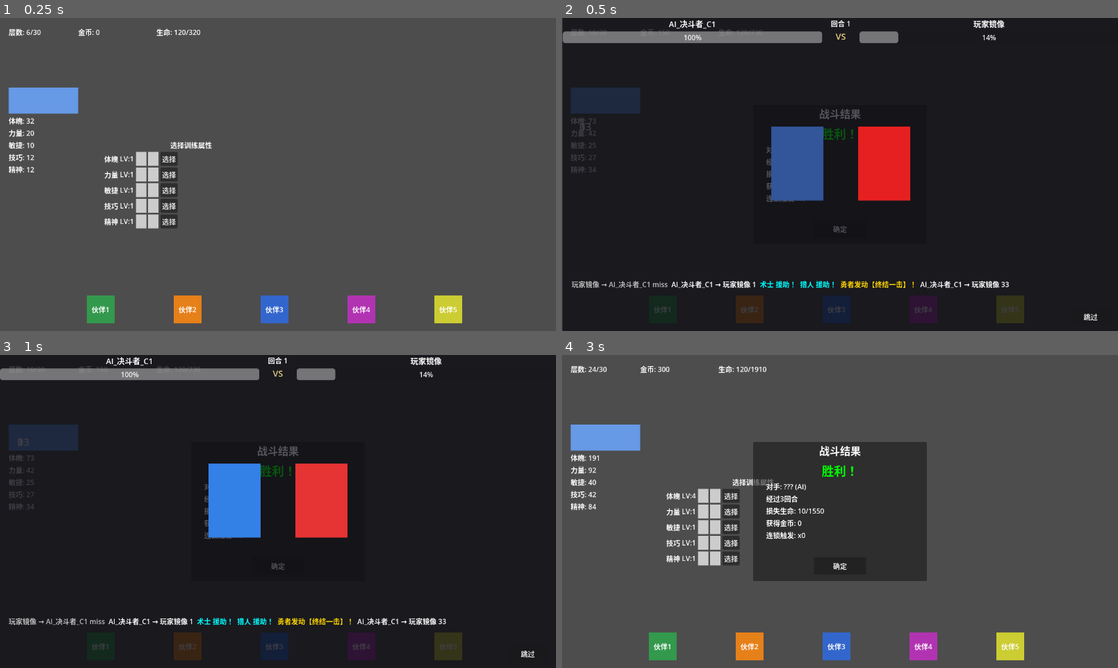
Above: before the commit, frames 1-4 (two rows, left to right).
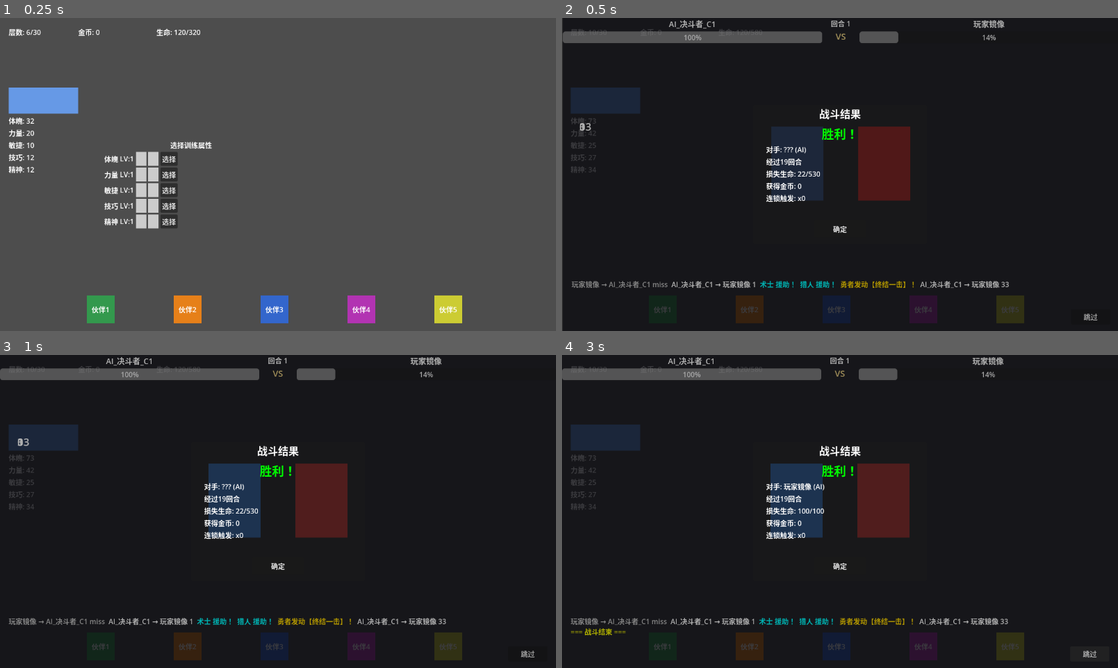
Above: after the commit, the same moments.

Repository: TianYu0321/Hero-Battle
Game: Godot game, scene res://scenes/test/test_full_run_30_turns.tscn
Same seed, same stepped clock (60 frames per second), same inputs: the game is played once before the commit and once after it. This scene is started directly instead of the project's main scene.
Inputs:
- Up to frame 1 (0.25 s): no input
- Up to frame 2 (0.5 s): no input
- Up to frame 3 (1 s): click "确定" at 0.5 s
- Up to frame 4 (3 s): click "跳过" at 1.25 s; click "确定" at 2 s; click "跳过" at 2.75 s

Frame 1 is identical in both runs. In frame 2, 7.9% of the frame differs, in the area x 0-97%, y 0-97%; in frame 3, 7.9%; in frame 4, 88%, in the area x 0-100%, y 0-100%.

Commit message:
feat: battle flow refactor - animation ends before showing results
- _on_combat_confirmed: show battle panel first, then run combat
- _on_battle_ended: remove _update_hud(), cache result in _pending_battle_result
- _on_battle_animation_finished: show summary panel after animation
- _show_battle_summary: display result panel
- _on_battle_summary_confirmed: _update_hud() then confirm result
- _pending_battle_result variable added
- cleaned up old _on_battle_animation_confirmed

Diff:
--- a/scenes/run_main/run_main.gd
+++ b/scenes/run_main/run_main.gd
@@ -74,6 +74,7 @@
 var _shop_item_buttons: Array = []
 var _selected_rescue_partner_id: int = -1
 var _combat_selected_index: int = -1
+var _pending_battle_result: Dictionary = {}
 
 enum UISceneState {
 	LOADING,		   # 什么都不显示，等待初始化
@@ -294,10 +295,15 @@
 
 
 func _on_combat_confirmed() -> void:
-	# 隐藏预览，进入完整战斗
+	# 隐藏预览
 	combat_confirm_panel.visible = false
 	enemy_info_panel.visible = false
 
+	# 先进入战斗画面（空状态）
+	battle_animation_panel.reset_panel()
+	_show_modal_panel(battle_animation_panel)
+
+	# 再执行战斗
 	if _combat_selected_index >= 0:
 		_run_controller.select_node(_combat_selected_index)
 		_combat_selected_index = -1
@@ -574,50 +580,57 @@
 		battle_result.get("winner", "???"),
 		battle_result.get("turns_elapsed", 0)
 	])
-	_update_hud()
+	# ❌ 删除这行：_update_hud()
+	# HUD 在结算确认后再统一更新！
+	_pending_battle_result = battle_result
 
 	var recorder = battle_result.get("playback_recorder", null)
 	if recorder != null and recorder.get_events().size() > 0:
-		var hero_data: Dictionary = battle_result.get("hero", {})
-		var enemy_data: Dictionary = battle_result.get("enemies", [{}])[0]
-		var hero_name: String = hero_data.get("name", "英雄")
-		var enemy_name: String = enemy_data.get("name", "敌人")
-		var hero_max_hp: int = hero_data.get("max_hp", 100)
-		var enemy_max_hp: int = enemy_data.get("max_hp", 100)
-
-		# 半覆盖架构：先重置面板状态，再显示模态层
-		battle_animation_panel.reset_panel()
-		_show_modal_panel(battle_animation_panel)
-		battle_animation_panel.start_playback(recorder, hero_name, enemy_name, hero_max_hp, enemy_max_hp, [], [])
-		if not battle_animation_panel.confirmed.is_connected(_on_battle_animation_confirmed):
-			battle_animation_panel.confirmed.connect(_on_battle_animation_confirmed, CONNECT_ONE_SHOT)
+		var hero_data = battle_result.get("hero", {})
+		var enemy_data = battle_result.get("enemies", [{}])[0]
+		var hero_name = hero_data.get("name", "英雄")
+		var enemy_name = enemy_data.get("name", "敌人")
+		var hero_max_hp = hero_data.get("max_hp", 100)
+		var enemy_max_hp = enemy_data.get("max_hp", 100)
+
+		# battle_animation_panel 已经在 _on_combat_confirmed 里显示了
+		# 直接设置播放参数
+		battle_animation_panel.start_playback(
+			recorder, hero_name, enemy_name, hero_max_hp, enemy_max_hp, [], []
+		)
+
+		if not battle_animation_panel.confirmed.is_connected(_on_battle_animation_finished):
+			battle_animation_panel.confirmed.connect(_on_battle_animation_finished, CONNECT_ONE_SHOT)
 	else:
-		battle_summary_panel.show_result(battle_result)
-		_show_modal_panel(battle_summary_panel)
-		if not battle_summary_panel.confirmed.is_connected(_on_battle_summary_confirmed):
-			battle_summary_panel.confirmed.connect(_on_battle_summary_confirmed, CONNECT_ONE_SHOT)
-
-func _on_battle_animation_confirmed() -> void:
-	print("[RunMain] 战斗动画确认关闭")
-
-	# 断开信号（保险）
-	if battle_animation_panel.confirmed.is_connected(_on_battle_animation_confirmed):
-		battle_animation_panel.confirmed.disconnect(_on_battle_animation_confirmed)
-
-	# 先推进游戏状态，再隐藏面板，确保 node_options_presented 在面板隐藏前触发
+		# 没有录像，直接显示结算面板
+		_show_battle_summary(battle_result)
+
+func _on_battle_animation_finished() -> void:
+	print("[RunMain] 战斗动画播放完毕，显示结算面板")
+	_show_battle_summary(_pending_battle_result)
+
+func _show_battle_summary(battle_result: Dictionary) -> void:
+	battle_summary_panel.show_result(battle_result)
+	_show_modal_panel(battle_summary_panel)
+	if not battle_summary_panel.confirmed.is_connected(_on_battle_summary_confirmed):
+		battle_summary_panel.confirmed.connect(_on_battle_summary_confirmed, CONNECT_ONE_SHOT)
+
+func _on_battle_summary_confirmed() -> void:
+	print("[RunMain] 战斗结算确认关闭")
+	_hide_modal_panel(battle_summary_panel)
+
+	# 在这里统一更新HUD（战斗后的最终状态）
+	_update_hud()
+
+	# 推进游戏状态
 	if _run_controller != null:
-		# 防御：如果 _pending_battle_result 为空，说明已经处理过了（旧 timer 的误触发）
 		if not _run_controller._pending_battle_result.is_empty():
 			_run_controller.confirm_battle_result()
 		else:
 			print("[RunMain] _pending_battle_result 为空，跳过 confirm_battle_result")
-	_hide_modal_panel(battle_animation_panel)
-
-func _on_battle_summary_confirmed() -> void:
-	print("[RunMain] 战斗摘要确认关闭")
-	_hide_modal_panel(battle_summary_panel)
-	if _run_controller != null:
-		_run_controller.confirm_battle_result()
+
+	# 清理缓存
+	_pending_battle_result = {}
 
 func _on_node_resolved(node_type: String, result: Dictionary) -> void:
 	if node_type == "OUTING":
